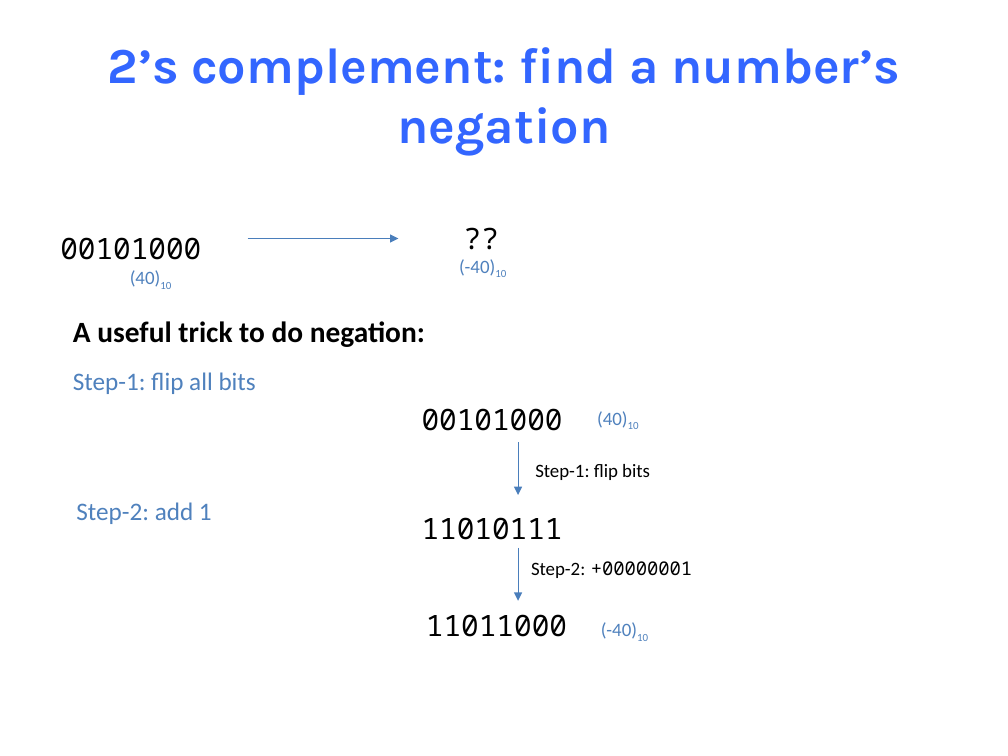
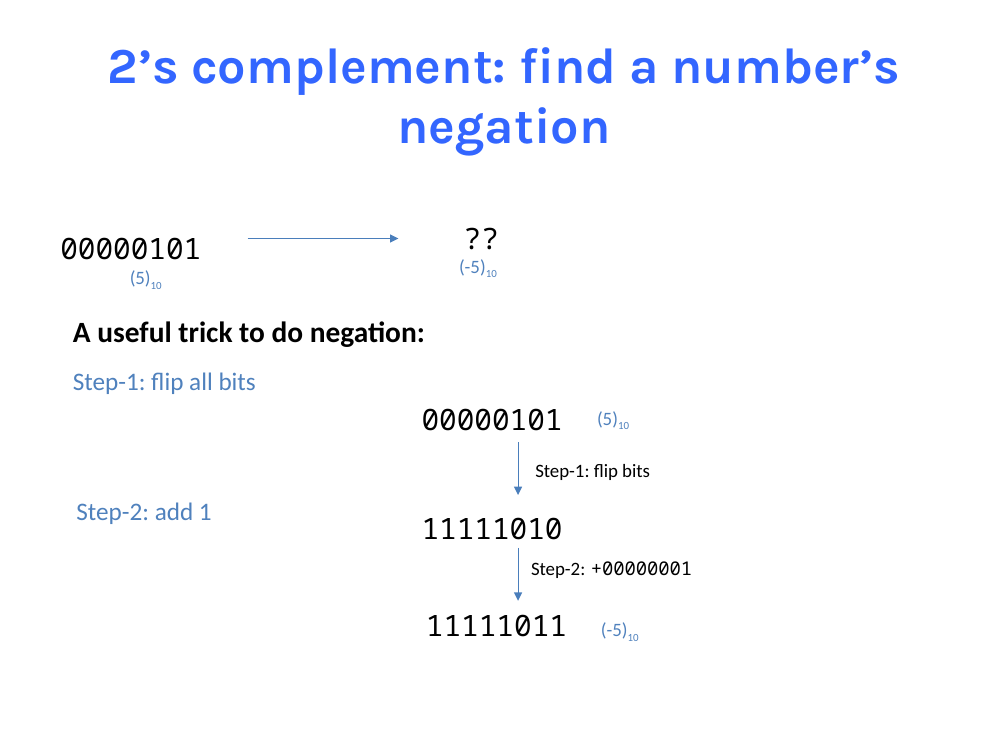
Before and after one commit to NYU-CSO/nyu-cso.github.io, a slide deck: slide 41 of notes/02-bits_bytes_int.pptx (slide 34 before the commit). Drawn at 1008x756 pixels with LibreOffice and Linux fonts; fonts in the diff are those of the drawing. Boxes give left, top, right and bottom in pixels: in the first picture for what was removed or moved away, otherwise in the second. Text is boxed around its words. In the diff, an @@ line names an element or a change of style, - is before the commit and + after.

```diff
--- a/notes/02-bits_bytes_int.pptx
+++ b/notes/02-bits_bytes_int.pptx
@@ text at (60,237,201,260): text changed @@
-00101000
+00000101
@@ text at (459,259,497,277): text changed @@
-(-40)10
+(-5)10
@@ text at (130,270,162,289): text changed @@
-(40)10
+(5)10
@@ text at (422,408,563,431): text changed @@
-00101000
+00000101
@@ text at (597,411,629,429): text changed @@
-(40)10
+(5)10
@@ text at (422,517,563,540): text changed @@
-11010111
+11111010
@@ text at (426,614,567,637): text changed @@
-11011000
+11111011
@@ text at (601,622,639,641): text changed @@
-(-40)10
+(-5)10
```
Also in this commit, not shown: 11 other slides changed, 9 slides added, 1 slide removed, 1 other file.
